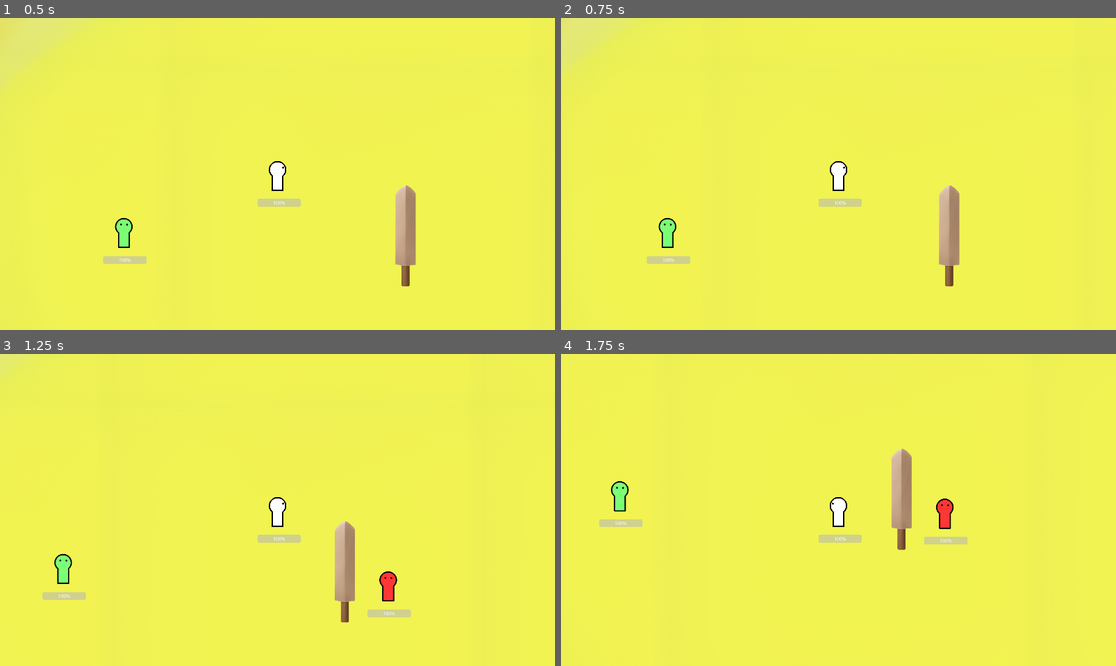
Above: before the commit, frames 1-4 (two rows, left to right).
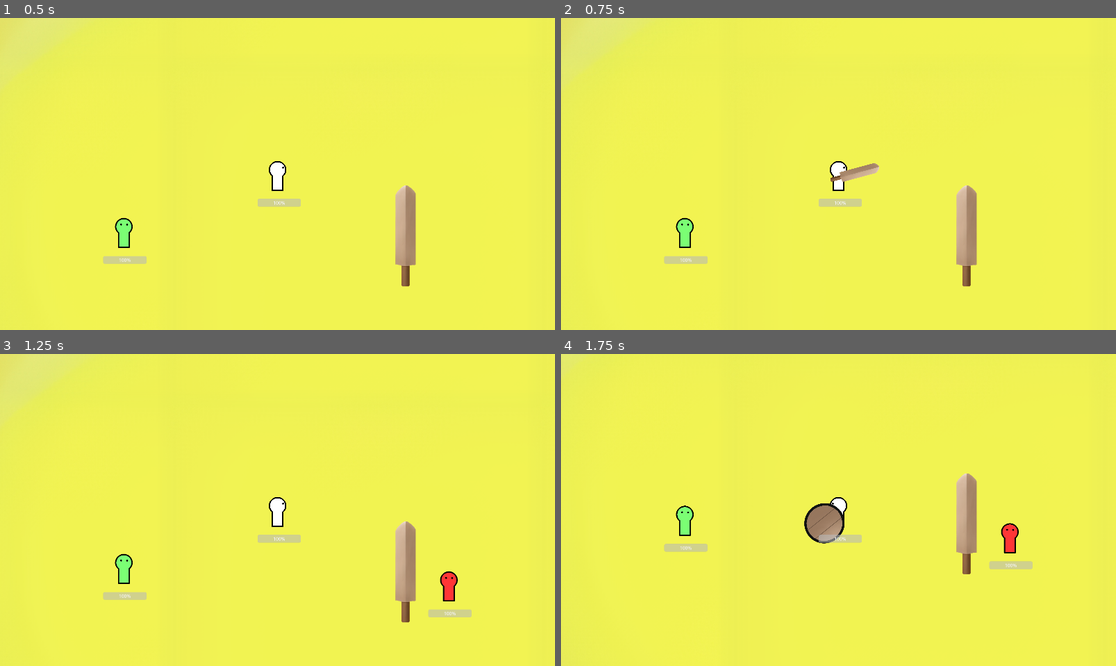
Above: after the commit, the same moments.

Repository: CAHTA123/Light-in-the-Dark
Game: Godot game, scene res://scenes/Game/game.tscn
Two runs of this game, one before a commit and one after it. Both use one fixed random seed, a clock stepped at 60 frames per second and the inputs below.
Inputs (mouse positions are in pixels of both pictures, inside the frame that each line leads up to):
- Up to frame 1 (0.5 s): no input
- Up to frame 2 (0.75 s): tap Enter at 0.5 s; move the mouse to (960, 158) at 0.52 s; press the mouse at (960, 158) at 0.53 s; hold Right (ui_right) from 0.53 s (still down)
- Up to frame 3 (1.25 s): keep holding Right (ui_right); right-click (399, 494) at 0.8 s
- Up to frame 4 (1.75 s): move the mouse to (727, 525) at 1.27 s; release Right (ui_right) at 1.28 s; release the mouse at (727, 525) at 1.28 s; hold Down (ui_down) from 1.28 s (still down); right-click (727, 525) at 1.35 s; tap Shift (dash) at 1.55 s

Frame 1 is identical in both runs. In frame 2, 2.8% of the frame differs, in the area x 15-75%, y 46-87%; in frame 3, 4.6%, in the area x 0-85%, y 0-87%; in frame 4, 4.5%.

Commit message:
,

Diff:
--- a/project.godot
+++ b/project.godot
@@ -36,3 +36,23 @@
 "events": [Object(InputEventMouseButton,"resource_local_to_scene":false,"resource_name":"","device":-1,"window_id":0,"a …(253 unchanged characters)…
 ]
 }
+A={
+"deadzone": 0.5,
+"events": [Object(InputEventKey,"resource_local_to_scene":false,"resource_name":"","device":-1,"window_id":0,"alt_pressed":false,"shift_pressed":false,"ctrl_pressed":false,"meta_pressed":false,"pressed":false,"keycode":0,"physical_keycode":65,"key_label":0,"unicode":97,"echo":false,"script":null)
+]
+}
+S={
+"deadzone": 0.5,
+"events": [Object(InputEventKey,"resource_local_to_scene":false,"resource_name":"","device":-1,"window_id":0,"alt_pressed":false,"shift_pressed":false,"ctrl_pressed":false,"meta_pressed":false,"pressed":false,"keycode":0,"physical_keycode":83,"key_label":0,"unicode":115,"echo":false,"script":null)
+]
+}
+D={
+"deadzone": 0.5,
+"events": [Object(InputEventKey,"resource_local_to_scene":false,"resource_name":"","device":-1,"window_id":0,"alt_pressed":false,"shift_pressed":false,"ctrl_pressed":false,"meta_pressed":false,"pressed":false,"keycode":0,"physical_keycode":68,"key_label":0,"unicode":100,"echo":false,"script":null)
+]
+}
+W={
+"deadzone": 0.5,
+"events": [Object(InputEventKey,"resource_local_to_scene":false,"resource_name":"","device":-1,"window_id":0,"alt_pressed":false,"shift_pressed":false,"ctrl_pressed":false,"meta_pressed":false,"pressed":false,"keycode":0,"physical_keycode":87,"key_label":0,"unicode":119,"echo":false,"script":null)
+]
+}
--- /dev/null
+++ b/scenes/Player/AnimPlayer.gd
@@ -0,0 +1,14 @@
+extends Node2D
+
+# Called when the node enters the scene tree for the first time.
+func _ready():
+	pass # Replace with function body.
+
+
+# Called every frame. 'delta' is the elapsed time since the previous frame.
+func _process(delta):
+	pass
+
+
+func _on_anim_animation_finished(anim_name):
+	pass # Replace with function body.
--- a/scenes/Player/Move.gd
+++ b/scenes/Player/Move.gd
@@ -26,7 +26,7 @@
 func move():
 	var mouse_pos = get_global_mouse_position()
 	var direction = (mouse_pos - body.global_position).normalized()
-	velocity = Vector2(Input.get_axis("ui_left", "ui_right"), Input.get_axis("ui_up", "ui_down")).normalized() * b.s
+	velocity = Vector2(Input.get_axis("A", "D"), Input.get_axis("W", "S")).normalized() * b.s
 	b.velocity = velocity
 
 func update_state():
--- a/scenes/Player/player.tscn
+++ b/scenes/Player/player.tscn
@@ -7,6 +7,7 @@
 [ext_resource type="Script" path="res://scenes/Player/dash.gd" id="6_6ri0j"]
 [ext_resource type="Script" path="res://scenes/Player/shoot.gd" id="7_7v0gg"]
 [ext_resource type="Script" path="res://scenes/Player/State.gd" id="7_ys55f"]
+[ext_resource type="Script" path="res://scenes/Player/AnimPlayer.gd" id="8_l8gcv"]
 
 [sub_resource type="CapsuleShape2D" id="CapsuleShape2D_hw8pn"]
 radius = 59.0
@@ -99,8 +100,13 @@
 offset = Vector2(-5.5, 0)
 
 [node name="Weapon" parent="Skin" index="1"]
-position = Vector2(-61, 56)
-rotation = -2.24973
+visible = true
+position = Vector2(-55, -31)
+rotation = -0.837758
+
+[node name="shape" parent="Skin/Weapon" index="0"]
+monitoring = true
+monitorable = true
 
 [node name="Move" type="Node2D" parent="." index="2"]
 script = ExtResource("2_nw2w3")
@@ -123,9 +129,12 @@
 [node name="shoot" type="Node2D" parent="." index="11"]
 script = ExtResource("7_7v0gg")
 
-[node name="Anim" parent="." index="12"]
+[node name="Animations" parent="." index="12"]
+script = ExtResource("8_l8gcv")
+
+[node name="Anim" parent="." index="13"]
 libraries = {
 "": SubResource("AnimationLibrary_3gier")
 }
 
-[connection signal="animation_finished" from="Anim" to="shoot" method="_finished"]
+[connection signal="animation_finished" from="Anim" to="Animations" method="_on_anim_animation_finished"]
--- a/scenes/Player/shoot.gd
+++ b/scenes/Player/shoot.gd
@@ -9,17 +9,16 @@
 var can_attack: bool = true
 
 func _process(delta):
-	if Input.is_action_pressed("attack") and can_attack:
-		skin.texture = load("res://sprites/weapon/sword/S1.png")
-		attack()
-
 	if Input.is_action_pressed("block"):
 		skin.texture = load("res://sprites/weapon/shield/SH1.png")
 		weapon.visible = true
+		body.isBlocking = true
+	elif Input.is_action_just_pressed("attack") and can_attack:
+		skin.texture = load("res://sprites/weapon/sword/S1.png")
+		attack()
+	elif can_attack:
+		weapon.visible = false
 		body.isBlocking = false
-	else:
-		weapon.visible = false
-		body.isBlocking = true
 
 func attack():
 	can_attack = false
--- a/scenes/body/body.gd
+++ b/scenes/body/body.gd
@@ -10,5 +10,5 @@
 var destroy = false
 var center = null
 var item_drop = "res://sprites/items/polarbombpotion.png"
-var isBlocking
+var isBlocking = false
 var take_push_time: float = 0.4
--- a/scenes/body/body.tscn
+++ b/scenes/body/body.tscn
@@ -56,6 +56,8 @@
 
 [node name="Shape" type="CollisionShape2D" parent="legs/Area2D"]
 
+[node name="Animations" type="Node2D" parent="."]
+
 [node name="Anim" type="AnimationPlayer" parent="."]
 
 [connection signal="body_entered" from="Skin/Weapon/shape" to="Skin/Weapon" method="_on_shape_body_entered"]
--- a/scenes/body/take_damage.gd
+++ b/scenes/body/take_damage.gd
@@ -13,9 +13,10 @@
 		can = body.take_damage
 		take()
 
-
 func take():
 	if body.isBlocking:
+		pass
+	else:
 		body.hp -= body.take_damage
 	var HP = (body.hp / body.max_hp) * 100
 	body.hp_bar.value = HP
--- a/scenes/weapon/weapon.gd
+++ b/scenes/weapon/weapon.gd
@@ -1,6 +1,4 @@
 extends Node2D
-
-var isBlocking = false
 
 func _on_shape_body_entered(body):
 	body.take_damage = 1
Not shown: 1 places in scenes/Player/player.tscn that only renumber resources
